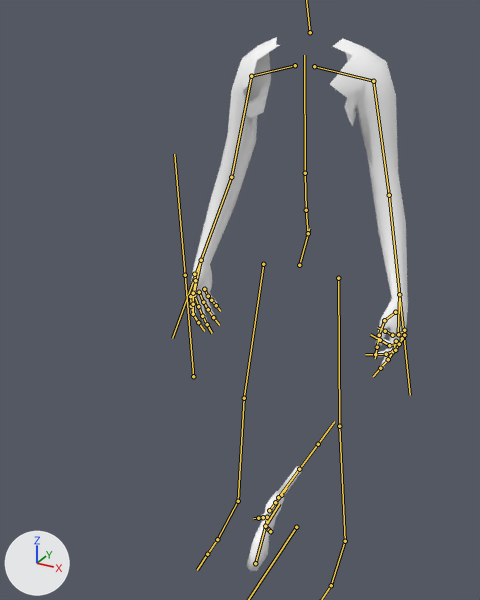
Two versions of the FBX model Assets/Models/Rigs/RigWithRevolver.fbx, one commit apart.
One viewpoint serves both versions: a 50 mm lens placed at (5.6, -12.63, 13.27), pointed at (-0.66, -1.24, 7.58). Every picture has the same lights, and +X, +Y and +Z are marked at lower left. The bones that bend it are drawn over the model as lines.

Names of what the first picture shows: 'Rig:Female1605'.
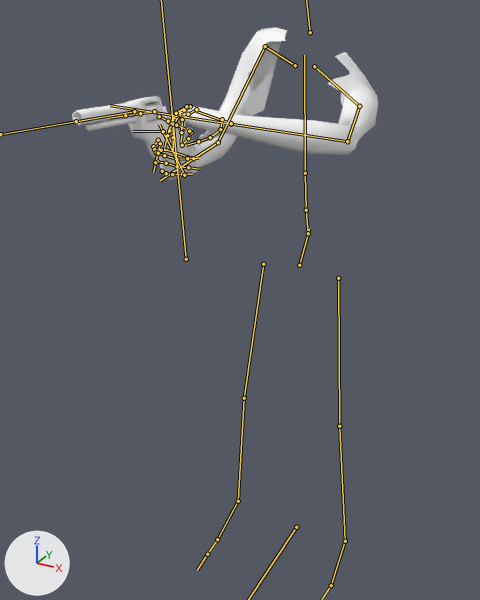
The newer file adds an action. The first version stands in its rest pose; the second is drawn at frame 2 of the action 'Rig|Suicide'.

Pixel boxes (x1, y1, x2, y2) of what changed, in the pictures (480 x 600 px):
'Rig:Female1605', posed (40% wider, 71% shorter)
    before: (190, 37, 408, 571)
    after: (72, 27, 378, 180)
bone 'clavicle_l', root to tip
    before: (314, 66) to (373, 81)
    after: (314, 66) to (359, 106)
bone 'upperarm_l', root to tip
    before: (373, 81) to (389, 195)
    after: (359, 106) to (347, 141)
bone 'lowerarm_l', root to tip
    before: (389, 195) to (399, 294)
    after: (347, 141) to (231, 124)
bone 'clavicle_r', root to tip
    before: (295, 65) to (251, 76)
    after: (295, 65) to (265, 46)
bone 'upperarm_r', root to tip
    before: (251, 76) to (231, 177)
    after: (265, 46) to (218, 142)
bone 'lowerarm_r', root to tip
    before: (231, 177) to (201, 260)
    after: (218, 142) to (193, 158)
bone 'hand_l.001', root to tip
    before: (399, 294) to (400, 295)
    after: (231, 123) to (231, 123)
bone 'hand_l', root to tip
    before: (399, 294) to (398, 333)
    after: (231, 123) to (197, 111)
bone 'index_01_l', root to tip
    before: (396, 341) to (393, 351)
    after: (196, 109) to (188, 114)
bone 'index_02_l', root to tip
    before: (393, 351) to (388, 359)
    after: (188, 114) to (182, 119)
bone 'index_03_l', root to tip
    before: (388, 359) to (380, 368)
    after: (182, 119) to (181, 132)
bone 'middle_01_l', root to tip
    before: (402, 338) to (395, 350)
    after: (190, 106) to (179, 114)
bone 'middle_02_l', root to tip
    before: (395, 350) to (386, 354)
    after: (179, 114) to (173, 124)
bone 'middle_03_l', root to tip
    before: (386, 354) to (375, 354)
    after: (173, 124) to (173, 137)
bone 'pinky_01_l', root to tip
    before: (404, 330) to (398, 334)
    after: (184, 110) to (176, 115)
bone 'pinky_02_l', root to tip
    before: (398, 334) to (392, 335)
    after: (176, 115) to (172, 121)
bone 'ring_01_l', root to tip
    before: (404, 335) to (399, 344)
    after: (186, 106) to (176, 113)
bone 'ring_02_l', root to tip
    before: (399, 344) to (389, 345)
    after: (176, 113) to (171, 123)
bone 'ring_03_l', root to tip
    before: (389, 345) to (380, 340)
    after: (171, 123) to (167, 135)
bone 'thumb_01_l', root to tip
    before: (395, 312) to (384, 320)
    after: (222, 119) to (220, 129)
bone 'thumb_02_l', root to tip
    before: (384, 320) to (379, 335)
    after: (220, 129) to (210, 137)
bone 'hand_r.001', root to tip
    before: (201, 260) to (200, 260)
    after: (193, 158) to (193, 158)
bone 'index_01_r', root to tip
    before: (190, 296) to (191, 306)
    after: (158, 140) to (153, 146)
bone 'index_02_r', root to tip
    before: (191, 306) to (193, 314)
    after: (153, 146) to (154, 149)
bone 'middle_01_r', root to tip
    before: (194, 295) to (198, 306)
    after: (156, 152) to (164, 155)
bone 'middle_02_r', root to tip
    before: (198, 306) to (202, 316)
    after: (164, 155) to (176, 159)
bone 'middle_03_r', root to tip
    before: (202, 316) to (207, 324)
    after: (176, 159) to (187, 158)
bone 'pinky_01_r', root to tip
    before: (204, 289) to (208, 296)
    after: (162, 171) to (166, 173)
bone 'pinky_02_r', root to tip
    before: (208, 296) to (211, 300)
    after: (166, 173) to (172, 174)
bone 'pinky_03_r', root to tip
    before: (211, 300) to (216, 305)
    after: (172, 174) to (182, 174)
bone 'ring_01_r', root to tip
    before: (199, 292) to (203, 302)
    after: (157, 161) to (166, 163)
bone 'ring_02_r', root to tip
    before: (203, 302) to (208, 309)
    after: (166, 163) to (177, 166)
bone 'ring_03_r', root to tip
    before: (208, 309) to (213, 317)
    after: (177, 166) to (188, 167)
bone 'thumb_01_r', root to tip
    before: (194, 274) to (195, 280)
    after: (182, 145) to (188, 138)
bone 'thumb_02_r', root to tip
    before: (195, 280) to (193, 293)
    after: (188, 138) to (191, 132)
bone 'Uchwyt', root to tip
    before: (255, 563) to (267, 520)
    after: (184, 175) to (159, 124)
bone 'Bebenek', root to tip
    before: (269, 510) to (275, 502)
    after: (154, 111) to (140, 113)
bone 'Przeladowanie', root to tip
    before: (267, 517) to (263, 517)
    after: (159, 116) to (168, 121)

What the commit changed:
Bone 'clavicle_l' (bone_clavicle_l) turns from (0, 0, 0) to (-8, 3, -27) degrees about its own x, y and z.
Bone 'upperarm_l' (bone_upperarm_l) turns from (0, 0, 0) to (78, -5, 34) degrees about its own x, y and z.
Bone 'lowerarm_l' (bone_lowerarm_l) turns from (0, 0, 0) to (95, 58, 29) degrees about its own x, y and z.
Bone 'clavicle_r' (bone_clavicle_r) turns from (0, 0, 0) to (-16, 10, -32) degrees about its own x, y and z.
Bone 'upperarm_r' (bone_upperarm_r) turns from (0, 0, 0) to (23, -14, 28) degrees about its own x, y and z.
Bone 'lowerarm_r' (bone_lowerarm_r) turns from (0, 0, 0) to (54, -6, 11) degrees about its own x, y and z.
Bone 'hand_l.001' (bone_hand_l_001) moves from (0.0, 0.0, 0.0) to (2.39, -2.54, 3.52).
Bone 'hand_l.001' (bone_hand_l_001) turns from (0, 0, 0) to (98, 3, -167) degrees about its own x, y and z.
Bone 'hand_l' (bone_hand_l) turns from (0, 0, 0) to (5, 0, 1) degrees about its own x, y and z.
Bone 'index_01_l' (bone_index_01_l) turns from (0, 0, 0) to (18, -48, 5) degrees about its own x, y and z.
Bone 'index_02_l' (bone_index_02_l) turns from (0, 0, 0) to (10, 26, 8) degrees about its own x, y and z.
Bone 'index_03_l' (bone_index_03_l) turns from (0, 0, 0) to (35, -24, 13) degrees about its own x, y and z.
Bone 'middle_01_l' (bone_middle_01_l) turns from (0, 0, 0) to (1, -2, 23) degrees about its own x, y and z.
Bone 'middle_02_l' (bone_middle_02_l) turns from (0, 0, 0) to (-13, -3, -10) degrees about its own x, y and z.
Bone 'middle_03_l' (bone_middle_03_l) turns from (0, 0, 0) to (7, -9, 15) degrees about its own x, y and z.
Bone 'pinky_01_l' (bone_pinky_01_l) turns from (0, 0, 0) to (-16, 48, 5) degrees about its own x, y and z.
Bone 'pinky_02_l' (bone_pinky_02_l) turns from (0, 0, 0) to (-23, 0, 0) degrees about its own x, y and z.
Bone 'ring_01_l' (bone_ring_01_l) turns from (0, 0, 0) to (-4, 0, 23) degrees about its own x, y and z.
Bone 'ring_02_l' (bone_ring_02_l) turns from (0, 0, 0) to (-8, 0, -9) degrees about its own x, y and z.
Bone 'ring_03_l' (bone_ring_03_l) turns from (0, 0, 0) to (-30, 0, 0) degrees about its own x, y and z.
Bone 'thumb_01_l' (bone_thumb_01_l) turns from (0, 0, 0) to (-20, 0, -1) degrees about its own x, y and z.
Bone 'thumb_02_l' (bone_thumb_02_l) turns from (0, 0, 0) to (7, -4, 15) degrees about its own x, y and z.
Bone 'hand_r.001' (bone_hand_r_001) moves from (0.0, 0.0, 0.0) to (-1.97, -1.14, 2.84).
Bone 'hand_r.001' (bone_hand_r_001) turns from (0, 0, 0) to (40, 94, 28) degrees about its own x, y and z.
Bone 'index_01_r' (bone_index_01_r) turns from (0, 0, 0) to (35, 2, 3) degrees about its own x, y and z.
Bone 'index_02_r' (bone_index_02_r) turns from (0, 0, 0) to (-3, 51, -19) degrees about its own x, y and z.
Bone 'middle_01_r' (bone_middle_01_r) turns from (0, 0, 0) to (43, 11, -26) degrees about its own x, y and z.
Bone 'middle_02_r' (bone_middle_02_r) turns from (0, 0, 0) to (39, -53, -41) degrees about its own x, y and z.
Bone 'middle_03_r' (bone_middle_03_r) turns from (0, 0, 0) to (-19, -31, -53) degrees about its own x, y and z.
Bone 'pinky_01_r' (bone_pinky_01_r) turns from (0, 0, 0) to (35, 2, -2) degrees about its own x, y and z.
Bone 'pinky_02_r' (bone_pinky_02_r) turns from (0, 0, 0) to (17, 0, 0) degrees about its own x, y and z.
Bone 'pinky_03_r' (bone_pinky_03_r) turns from (0, 0, 0) to (39, 3, -17) degrees about its own x, y and z.
Bone 'ring_01_r' (bone_ring_01_r) turns from (0, 0, 0) to (41, 9, -25) degrees about its own x, y and z.
Bone 'ring_02_r' (bone_ring_02_r) turns from (0, 0, 0) to (33, 0, 0) degrees about its own x, y and z.
Bone 'ring_03_r' (bone_ring_03_r) turns from (0, 0, 0) to (33, 13, -20) degrees about its own x, y and z.
Bone 'thumb_01_r' (bone_thumb_01_r) turns from (0, 0, 0) to (-6, -1, -20) degrees about its own x, y and z.
Bone 'thumb_02_r' (bone_thumb_02_r) turns from (0, 0, 0) to (-31, -76, 13) degrees about its own x, y and z.
Bone 'Uchwyt' (bone_uchwyt) moves from (0.0, 0.0, 0.0) to (-0.38, 7.78, 8.21).
Bone 'Uchwyt' (bone_uchwyt) turns from (0, 0, 0) to (-68, -180, 5) degrees about its own x, y and z.
Bone 'Bebenek' (bone_bebenek) moves from (0.0, 0.0, 0.0) to (-0.02, 0.0, 0.0).
Bone 'Bebenek' (bone_bebenek) turns from (0, 0, 0) to (-1, 160, -5) degrees about its own x, y and z.
Bone 'Przeladowanie' (bone_przeladowanie) turns from (0, 0, 0) to (53, 2, -5) degrees about its own x, y and z.
